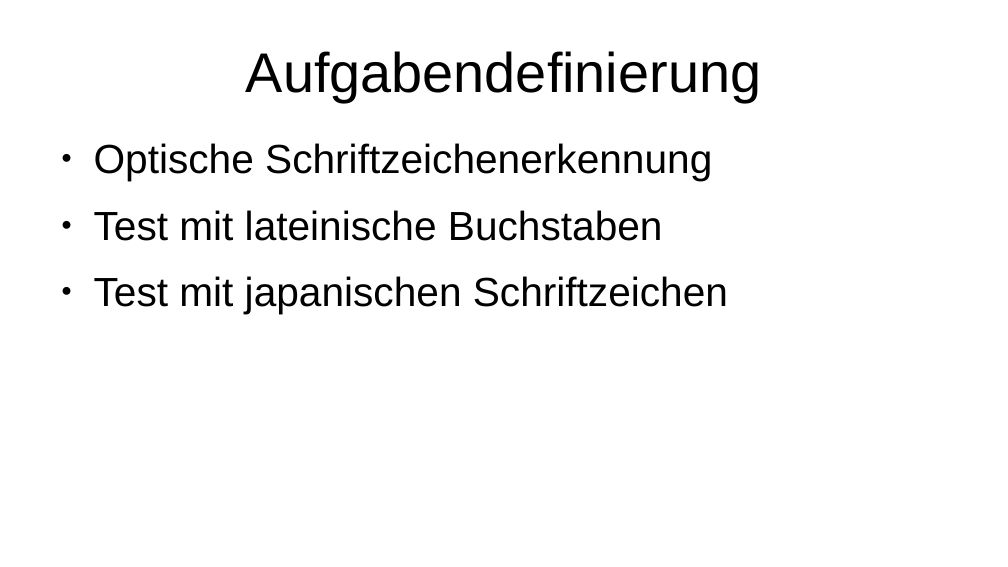
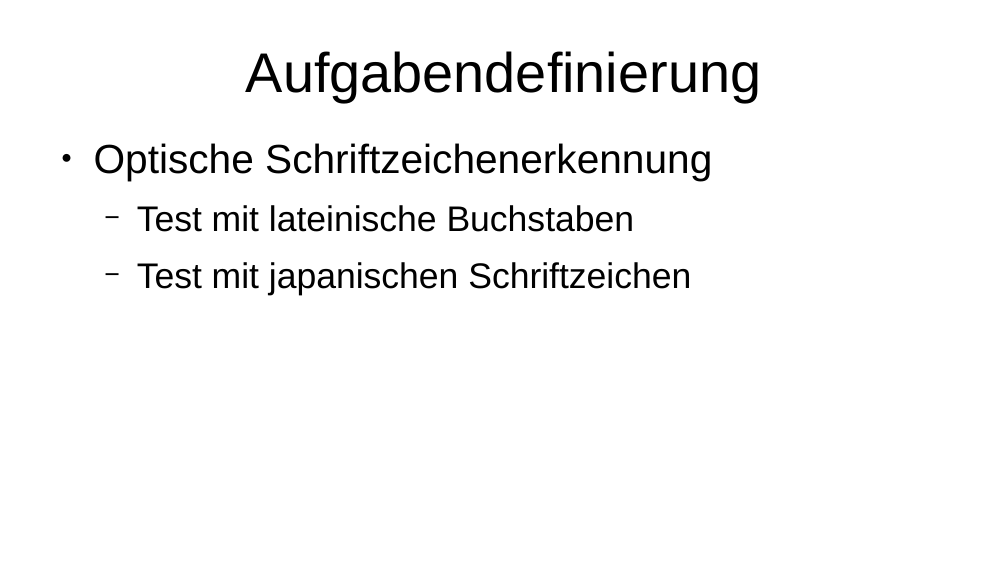
Before and after one commit to erikahub/KanjiOCR, a slide deck: slide 2 of Kanjierkennung.odp. Drawn at 1008x567 pixels with LibreOffice and Linux fonts; fonts in the diff are those of the drawing. Boxes give left, top, right and bottom in pixels: in the first picture for what was removed or moved away, otherwise in the second. Text is boxed around its words. In the diff, an @@ line names an element or a change of style, - is before the commit and + after.

```diff
--- a/Kanjierkennung.odp
+++ b/Kanjierkennung.odp
@@ text at bbox=[137, 205, 691, 295]: size 32 to 28 pt in "Test mit lateinische Buchstaben", "Test mit japanischen Schriftzeichen"; bullet ● to −; list level 1 to 2 in "Test mit lateinische Buchstaben"; list level 1 to 2 in "Test mit japanischen Schriftzeichen" @@
```
Also in this commit, not shown: 2 other slides changed.
